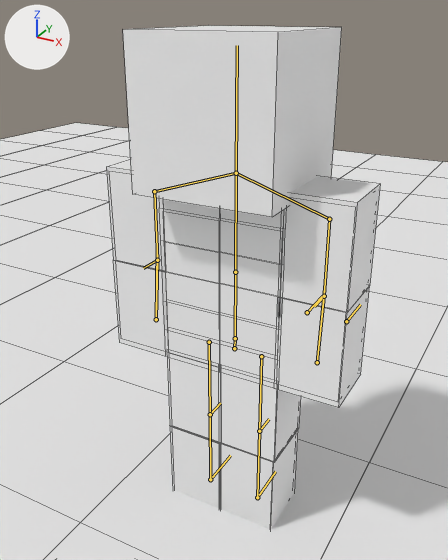
An edit to the Blender file 动画文件/玩家/MEF玩家动画.blend, drawn before and after from the same camera.
Camera for both pictures: a 50 mm camera at (1.06, -2.02, 2.08) aimed at (-0.09, 0.06, 1.04). The axes (+X, +Y, +Z) are drawn at upper left. The lights are the same throughout. The first picture is the older version. The bones that bend it are drawn over the model as lines. Mesh edges are drawn as thin lines.

The first picture shows 'Cube', '地板'.
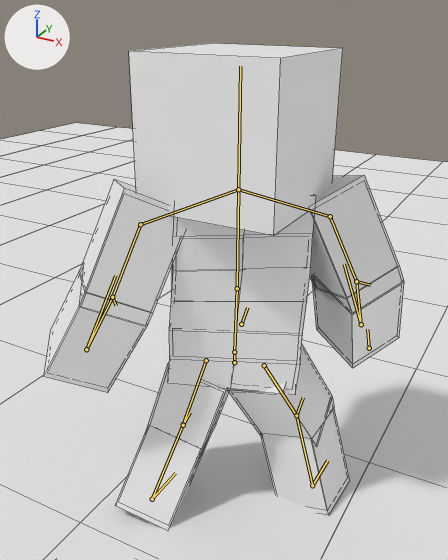
The newer file adds an action. The first version stands in its rest pose; the second is drawn at frame 0 of the action 'wonder_l'.

Patch to the scene script:
```diff
--- a/动画文件/玩家/MEF玩家动画.blend.py
+++ b/动画文件/玩家/MEF玩家动画.blend.py
@@ bone_leg_ik_l @@
 bone_leg_ik_l = bpy.data.objects['Armature'].pose.bones['Leg_ik_L']
-bone_leg_ik_l.location = (0.0, 0.0, 0.0)
+bone_leg_ik_l.location = (-0.17, -0.242, 0.0)
@@ bone_leg_ik_r @@
 bone_leg_ik_r = bpy.data.objects['Armature'].pose.bones['Leg_ik_R']
-bone_leg_ik_r.location = (0.0, 0.0, 0.0)
+bone_leg_ik_r.location = (0.193, 0.197, 0.0)
@@ bone_root @@
 bone_root = bpy.data.objects['Armature'].pose.bones['Root']
-bone_root.location = (0.0, 0.0, 0.0)
-bone_root.rotation_quaternion = (1.0, 0.0, 0.0, 0.0)  # degrees (0, 0, 0)
+bone_root.location = (0.0, -0.067, 0.0)
+bone_root.rotation_quaternion = (0.987, -0.022, 0.161, 0.01)  # degrees (-2, 19, 1)
@@ bone_torso @@
 bone_torso = bpy.data.objects['Armature'].pose.bones['Torso']  # child of 'Root'
-bone_torso.rotation_quaternion = (1.0, 0.0, 0.0, 0.0)  # degrees (0, 0, 0)
+bone_torso.rotation_quaternion = (0.999, 0.04, 0.03, -0.021)  # degrees (5, 4, -2)
@@ bone_chest @@
 bone_chest = bpy.data.objects['Armature'].pose.bones['Chest']  # child of 'Torso'
-bone_chest.rotation_quaternion = (1.0, 0.0, 0.0, 0.0)  # degrees (0, 0, 0)
+bone_chest.rotation_quaternion = (0.986, -0.06, 0.157, 0.008)  # degrees (-7, 18, 0)
@@ bone_head @@
 bone_head = bpy.data.objects['Armature'].pose.bones['Head']  # child of 'Chest'
-bone_head.rotation_quaternion = (1.0, 0.0, 0.0, 0.0)  # degrees (0, 0, 0)
+bone_head.rotation_quaternion = (0.938, 0.042, -0.344, -0.006)  # degrees (6, -40, -3)
@@ bone_arm_r @@
 bone_arm_r = bpy.data.objects['Armature'].pose.bones['Arm_R']  # child of 'Shoulder_R'
-bone_arm_r.rotation_quaternion = (1.0, 0.0, 0.0, 0.0)  # degrees (0, 0, 0)
+bone_arm_r.rotation_quaternion = (0.972, -0.065, -0.091, -0.206)  # degrees (-5, -12, -23)
@@ bone_hand_r @@
 bone_hand_r = bpy.data.objects['Armature'].pose.bones['Hand_R']  # child of 'Arm_R'
-bone_hand_r.rotation_quaternion = (1.0, 0.0, 0.0, 0.0)  # degrees (0, 0, 0)
+bone_hand_r.rotation_quaternion = (0.958, 0.286, 0.0, 0.0)  # degrees (33, 0, 0)
@@ bone_arm_l @@
 bone_arm_l = bpy.data.objects['Armature'].pose.bones['Arm_L']  # child of 'Shoulder_L'
-bone_arm_l.rotation_quaternion = (1.0, 0.0, 0.0, 0.0)  # degrees (0, 0, 0)
+bone_arm_l.rotation_quaternion = (0.977, -0.033, -0.045, 0.205)  # degrees (-5, -4, 24)
@@ bone_hand_l @@
 bone_hand_l = bpy.data.objects['Armature'].pose.bones['Hand_L']  # child of 'Arm_L'
-bone_hand_l.rotation_quaternion = (1.0, 0.0, 0.0, 0.0)  # degrees (0, 0, 0)
+bone_hand_l.rotation_quaternion = (0.977, 0.214, 0.0, 0.0)  # degrees (25, 0, 0)
@@ bone_leg_aim_r @@
 bone_leg_aim_r = bpy.data.objects['Armature'].pose.bones['leg_aim_R']  # child of 'Root'
-bone_leg_aim_r.location = (0.0, 0.0, 0.0)
+bone_leg_aim_r.location = (0.501, -0.164, -0.014)
```

What differs and where, as boxes [x1, y1, x2, y2] in the pictures (448 x 560 px):
'Cube', posed (31% wider): before [106, 25, 380, 529]; after [44, 43, 404, 529]
bone 'Leg_ik_L', root to tip: before (210, 479) to (230, 455); after (152, 499) to (175, 473)
bone 'Leg_ik_R', root to tip: before (257, 497) to (275, 471); after (312, 485) to (327, 460)
bone 'Root', root to tip: before (234, 348) to (235, 338); after (234, 362) to (234, 352)
bone 'Torso', root to tip: before (235, 338) to (235, 272); after (234, 352) to (237, 288)
bone 'Chest', root to tip: before (235, 272) to (236, 173); after (237, 288) to (238, 189)
bone 'Head', root to tip: before (236, 173) to (237, 45); after (238, 189) to (240, 66)
bone 'Arm_R', root to tip: before (329, 219) to (324, 296); after (330, 216) to (356, 281)
bone 'Hand_R', root to tip: before (324, 296) to (317, 362); after (356, 281) to (361, 324)
bone 'Arm_L', root to tip: before (154, 191) to (157, 260); after (140, 224) to (112, 297)
bone 'Hand_L', root to tip: before (157, 260) to (156, 319); after (112, 297) to (86, 349)
bone 'leg_aim_R', root to tip: before (346, 321) to (360, 304); after (369, 348) to (367, 329)
